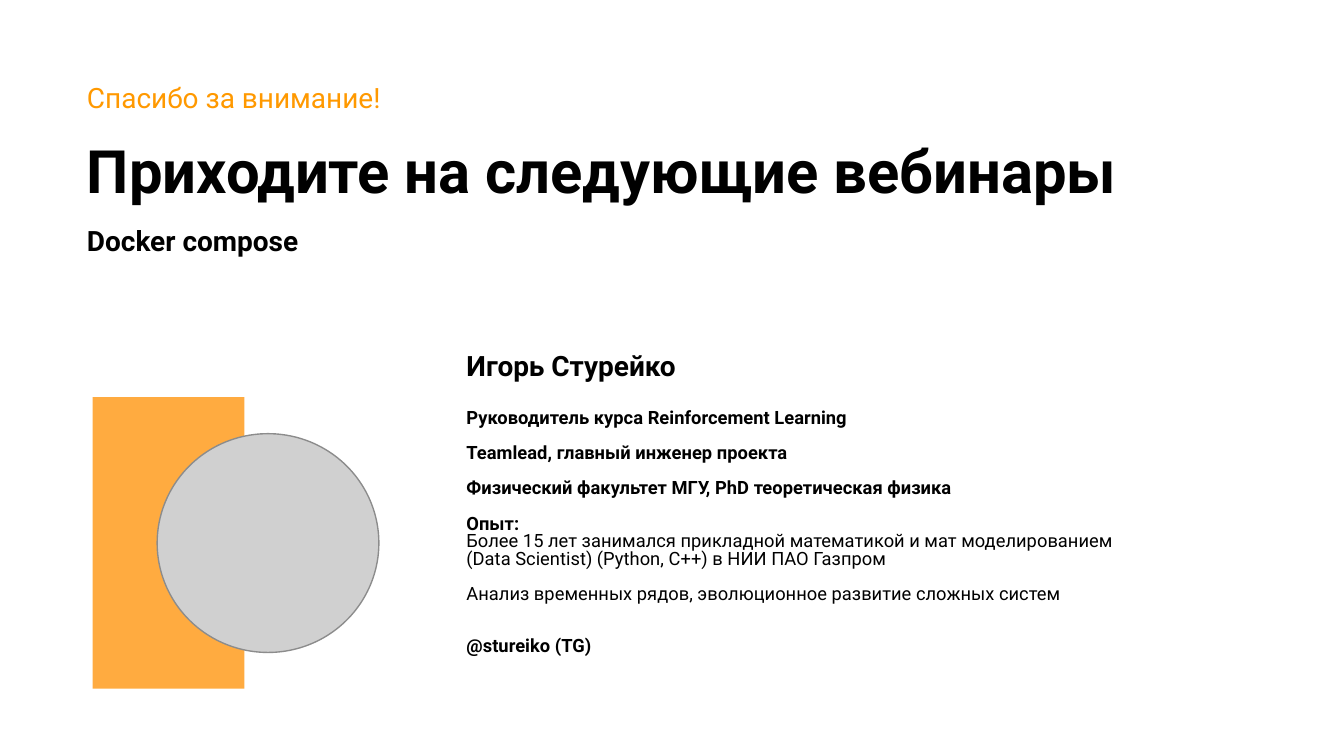
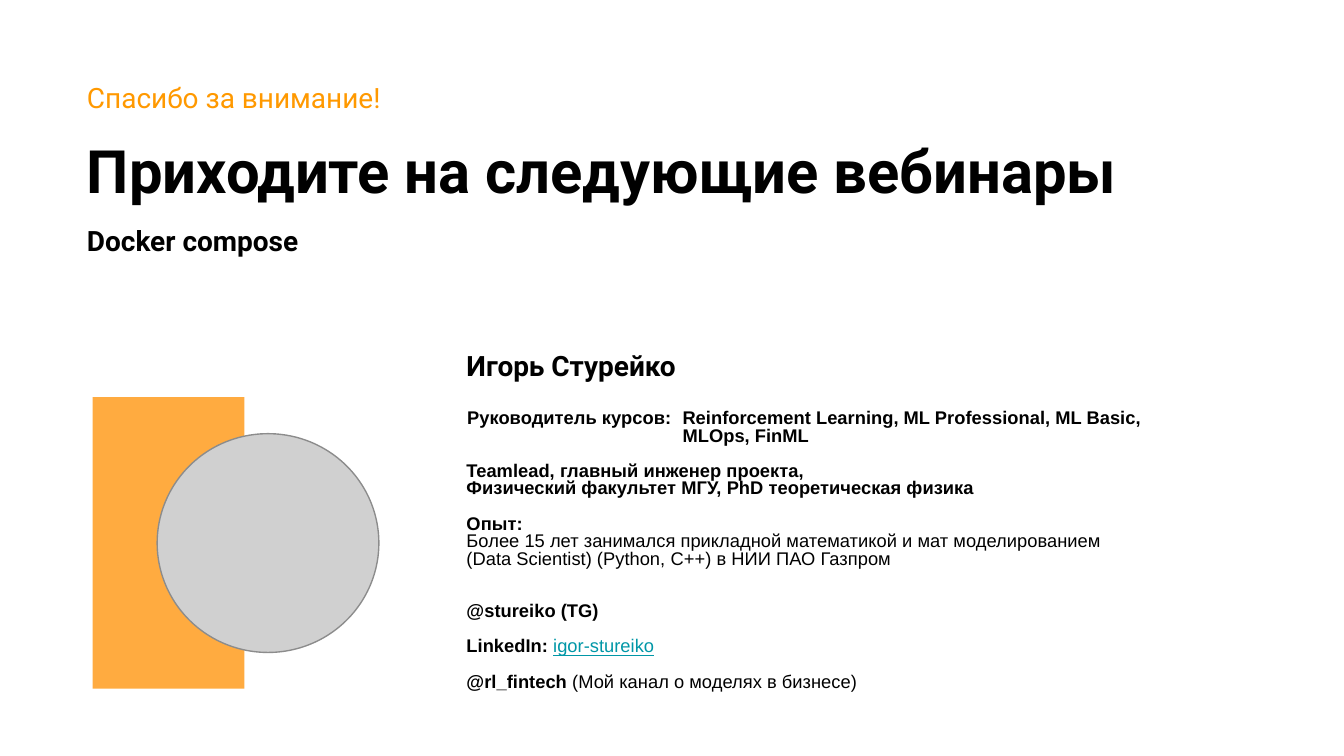
Before and after one commit to stureiko/Otus_lectures, a slide deck: slide 56 of ML Adv/09 - Docker - Структура, применение, деплой/09 - Docker Структура применение деплой.pptx. Drawn at 1344x756 pixels with LibreOffice and Linux fonts; fonts in the diff are those of the drawing; grey boxes stand for pictures; background and template pictures are left out. Boxes give left, top, right and bottom in pixels: in the first picture for what was removed or moved away, otherwise in the second. Text is boxed around its words. In the diff, an @@ line names an element or a change of style, - is before the commit and + after.

```diff
--- a/ML Adv/09 - Docker - Структура, применение, деплой/09 - Docker Структура применение деплой.pptx
+++ b/ML Adv/09 - Docker - Структура, применение, деплой/09 - Docker Структура применение деплой.pptx
@@ text at bbox=[466, 410, 1141, 481]: text changed; font Roboto to Arial @@
-Руководитель курса Reinforcement Learning
-Teamlead, главный инженер проекта
+Руководитель курсов: Reinforcement Learning, ML Professional, ML Basic,
+MLOps, FinML
+Teamlead, главный инженер проекта,
@@ text at bbox=[466, 480, 1100, 621]: font Roboto to Arial in "Физический факультет МГУ, PhD теоретическая физика", "Опыт:", "Более 15 лет занимался прикладной математикой и ...", "(Data Scientist) (Python, С++) в НИИ ПАО ..." and 1 more places @@
@@ text at bbox=[466, 587, 1060, 604]: paragraph removed @@
-Анализ временных рядов, эволюционное развитие сложных систем
@@ text at bbox=[466, 638, 857, 692]: paragraphs added @@
+LinkedIn: igor-stureiko
+@rl_fintech (Мой канал о моделях в бизнесе)
```
Also in this commit, not shown: 1 other slide changed, 24 other files.
